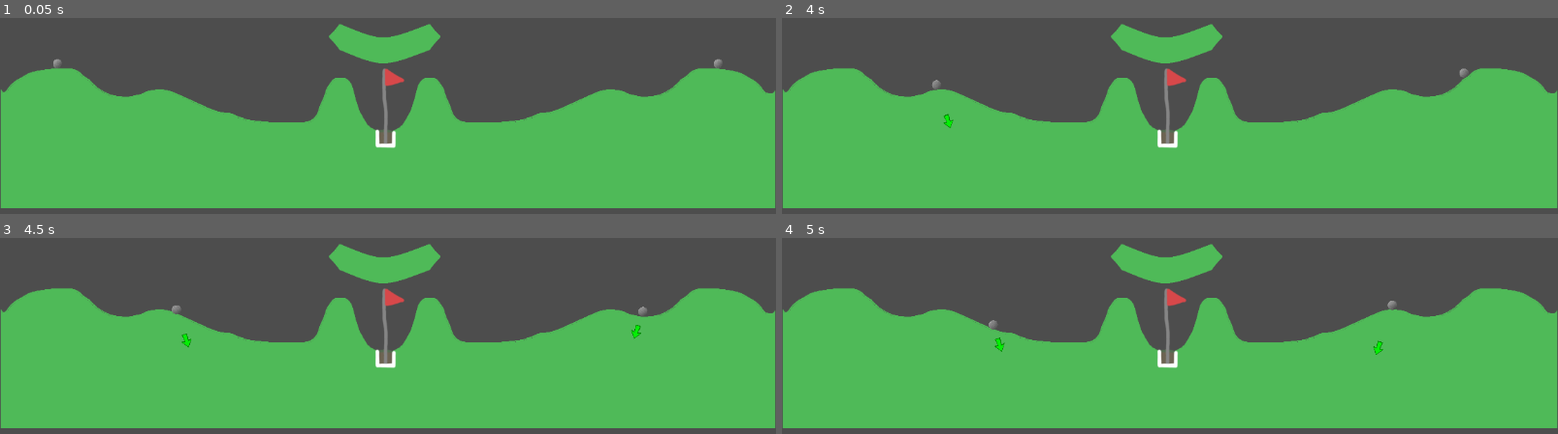
Above: before the commit, frames 1-4 (two rows, left to right).
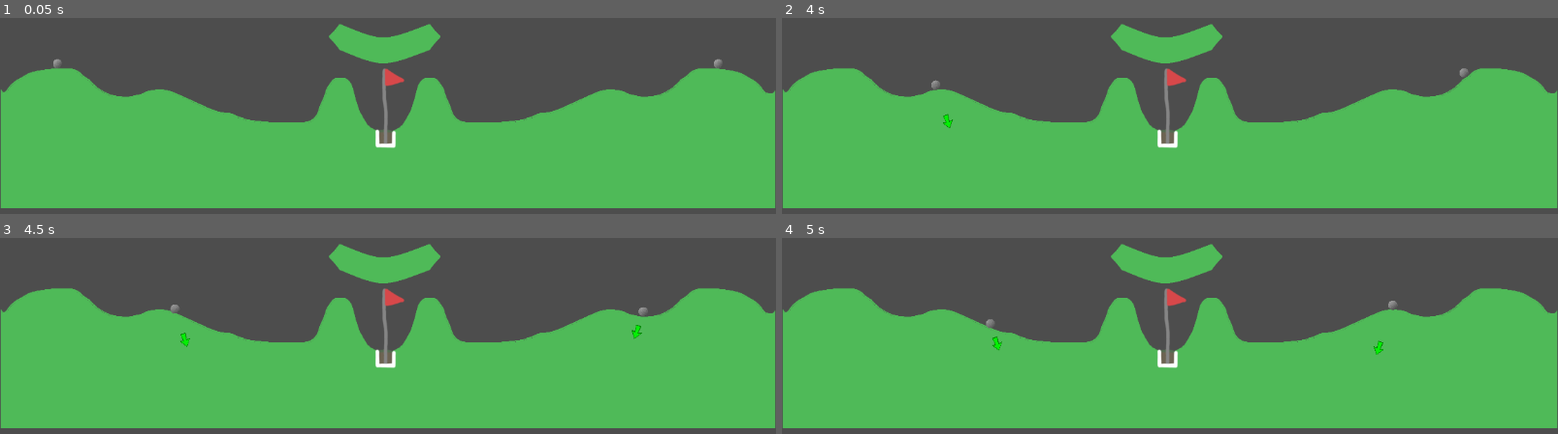
Above: after the commit, the same moments.

Repository: RuadhanKM/golf-game-demo
Game: Godot game, scene res://Scenes/game.tscn
The game is run twice, just before and just after one commit, with the same random seed, the same clock (stepped at 60 frames per second) and the same inputs.
Inputs:
- Up to frame 1 (0.05 s): no input
- Up to frame 2 (4 s): tap Enter at 0.5 s; tap W (P1_Swing) at 0.6, 2.1, 3.6 s; tap Up (P2_Swing) at 1.35, 2.85 s; tap Space at 2.75 s
- Up to frame 3 (4.5 s): tap Up (P2_Swing) at 4.35 s
- Up to frame 4 (5 s): no input

Frame 1 is identical in both runs. In frame 2, less than 0.1% of the frame differs, in the area x 19-89%, y 26-57%; in frame 3, less than 0.1%; in frame 4, 0.1%, in the area x 26-80%, y 32-60%.

Commit message:
add abilities

Diff:
--- a/Scenes/card.tscn
+++ b/Scenes/card.tscn
@@ -17,4 +17,5 @@
 layout_mode = 0
 offset_right = 200.0
 offset_bottom = 300.0
+bbcode_enabled = true
 text = "Hello World"
--- a/Scenes/golf-ball.tscn
+++ b/Scenes/golf-ball.tscn
@@ -7,7 +7,6 @@
 
 [sub_resource type="PhysicsMaterial" id="PhysicsMaterial_qlgvs"]
 rough = true
-bounce = 0.24
 
 [sub_resource type="CircleShape2D" id="CircleShape2D_ses7y"]
 
@@ -37,6 +36,7 @@
 [node name="Golf-ball" type="RigidBody2D"]
 mass = 0.043
 physics_material_override = SubResource("PhysicsMaterial_qlgvs")
+continuous_cd = 2
 script = ExtResource("1_ppqy3")
 
 [node name="Arrow" type="Sprite2D" parent="."]
--- /dev/null
+++ b/Scripts/Caddies/c_big_arm.gd
@@ -0,0 +1,9 @@
+extends Node
+
+var card_name = "Big Arm"
+
+func _ready():
+	CaddyManager.impls[card_name] = self
+
+func on_pick(player: golfball):
+	player.s_swing_force += player.s_swing_force*0.2
--- /dev/null
+++ b/Scripts/Caddies/c_bouncy_ball.gd
@@ -0,0 +1,9 @@
+extends Node
+
+var card_name = "Bouncy Ball"
+
+func _ready():
+	CaddyManager.impls[card_name] = self
+
+func on_pick(player: golfball):
+	player.s_bounce += 0.3
--- /dev/null
+++ b/Scripts/Caddies/c_quicker_cooldown.gd
@@ -0,0 +1,9 @@
+extends Node
+
+var card_name = "Quicker Cooldown"
+
+func _ready():
+	CaddyManager.impls[card_name] = self
+
+func on_pick(player: golfball):
+	player.s_mass += player.s_mass*0.1
--- /dev/null
+++ b/Scripts/Caddies/c_small_ball.gd
@@ -0,0 +1,10 @@
+extends Node
+
+var card_name = "Small Ball"
+
+func _ready():
+	CaddyManager.impls[card_name] = self
+
+func on_pick(player: golfball):
+	player.s_scale -= player.s_scale*0.2
+	player.s_mass -= player.s_mass*0.2
--- /dev/null
+++ b/Scripts/caddy_manager.gd
@@ -0,0 +1,14 @@
+extends Node
+
+var p1_caddies = []
+var p2_caddies = []
+
+var impls = {}
+
+func on_card_pick(card, player):
+	if player == GameManager.PLAYER_TYPES.PLAYER1:
+		p1_caddies.push_back(card)
+		impls[card.name].on_pick(GameManager.get_plr(player))
+	else:
+		p2_caddies.push_back(card)
+		impls[card.name].on_pick(GameManager.get_plr(player))
--- a/Scripts/game_manager.gd
+++ b/Scripts/game_manager.gd
@@ -29,6 +29,8 @@
 	assert(golf_hole != null)
 	assert(map_info != null)
 	assert(ui_control != null)
+	assert(CaddyManager != null)
+	assert(Items != null)
 
 	golf_hole.connect("goal", on_goal)
 	ui_control.connect("card_picked", on_card_picked)
@@ -60,5 +62,9 @@
 		PLAYER_TYPES.PLAYER1 if player == PLAYER_TYPES.PLAYER2 else PLAYER_TYPES.PLAYER2
 	)
 
-func on_card_picked(card):
+func on_card_picked(card, player):
 	game_state = GAME_STATES.GAMEPLAY
+	CaddyManager.on_card_pick(card, player)
+
+func get_plr(player):
+	return p1 if player == PLAYER_TYPES.PLAYER1 else p2
--- a/Scripts/golf-ball.gd
+++ b/Scripts/golf-ball.gd
@@ -8,7 +8,11 @@
 @onready var ARROW = $Arrow
 @onready var BALL_SHADOW = $"Golf-ball/Sprite2D"
 
-const SWING_FORCE = 10
+var s_swing_force = 10
+var s_bounce = 0.2
+var s_mass = 0.043
+var s_scale = 1
+var s_ability_cooldown = 5
 
 func _ready() -> void:
 	if Engine.is_editor_hint():
@@ -23,11 +27,19 @@
 		GameManager.p2 = self
 
 func on_golf_swing(angle: float, force: float):
-	apply_central_impulse(-Vector2(cos(angle), sin(angle)) * SWING_FORCE * force)
+	apply_central_impulse(-Vector2(cos(angle), sin(angle)) * s_swing_force * force)
 
 func _physics_process(delta: float) -> void:
 	if Engine.is_editor_hint():
 		return
 
+	physics_material_override.bounce = s_bounce
+
+	$CollisionShape2D.scale = Vector2.ONE*1.3*s_scale
+	$"Golf-ball".scale = Vector2.ONE*0.1*s_scale
+	$Area2D.scale = Vector2.ONE*1.3*s_scale
+
+	mass = s_mass
+
 	ARROW.parent_rot = rotation
 	BALL_SHADOW.rotation = -rotation
--- a/Scripts/items.gd
+++ b/Scripts/items.gd
@@ -11,12 +11,12 @@
 }
 
 var rarity_prob = {
-	RARITIES.COMMON: {"prob": 8000, "bbcode": "Common"},
+	RARITIES.COMMON: {"prob": 6000, "bbcode": "Common"},
 	RARITIES.RARE: {"prob": 4000, "bbcode": "Rare"},
 	RARITIES.EPIC: {"prob": 1000, "bbcode": "Epic"},
 	RARITIES.LEGENDARY: {"prob": 300, "bbcode": "Legendary"},
 
-	RARITIES.EXOTIC: {"prob": 50, "bbcode": "Exotic"},
+	RARITIES.EXOTIC: {"prob": 25, "bbcode": "Exotic"},
 	RARITIES.SECRET: {"prob": 1, "bbcode": "Secret"}
 }
 
@@ -32,6 +32,8 @@
 var rich_text_formats = {
 	"bgn": "[color=green]",
 	"egn": "[/color]",
+	"bbn": "[color=red]",
+	"ebn": "[/color]",
 	"bs": "[color=Darkorange]",
 	"es": "[/color]",
 	"oa": "[color=Lightskyblue]On Ability[/color]",
@@ -42,32 +44,29 @@
 	RARITIES.COMMON: [
 		{
 			"name": "Big Arm",
-			"desc": "{bgn}+15%{egn} {bs}Swing Power{es}".format(rich_text_formats),
+			"desc": "{bgn}+20%{egn} {bs}Swing Power{es}".format(rich_text_formats),
 		},
 		{
 			"name": "Bouncy Ball",
-			"desc": "{bgn}+10%{egn} {bs}Bouncyness{es}".format(rich_text_formats),
+			"desc": "{bgn}+0.3{egn} {bs}Bouncyness{es}".format(rich_text_formats),
 		},
 		{
-			"name": "Heavy Ball",
-			"desc": "{bgn}+10%{egn} {bs}Mass{es}".format(rich_text_formats),
+			"name": "Quicker Cooldown",
+			"desc": "{bgn}-10%{egn} {bs}Ability Cooldown Time{es}\n{bbn}+30%{ebn} {bs}Mass{es}".format(rich_text_formats),
 		},
 	],
 	RARITIES.RARE: [
 		{
 			"name": "Small Ball",
-			"desc": "{bgn}-15%{egn} {bs}Ball Size{es}\n{bgn}-15%{egn} {bs}Ball Mass{es}".format(rich_text_formats),
-			"rarity": RARITIES.RARE
+			"desc": "{bgn}-20%{egn} {bs}Ball Size{es}\n{bgn}-20%{egn} {bs}Ball Mass{es}".format(rich_text_formats),
 		},
 		{
 			"name": "Dash",
 			"desc": "{oa}, dash forward".format(rich_text_formats),
-			"rarity": RARITIES.RARE
 		},
 		{
 			"name": "Double Jump",
 			"desc": "{oa}, jump upwards".format(rich_text_formats),
-			"rarity": RARITIES.RARE
 		},
 	],
 	RARITIES.EPIC: [
@@ -82,10 +81,22 @@
 		{
 			"name": "Sticky Ball",
 			"desc": "Ball {bs}sticks{es} to walls".format(rich_text_formats),
-			"rarity": RARITIES.EPIC
 		},
 	],
-	RARITIES.LEGENDARY: [],
+	RARITIES.LEGENDARY: [
+		{
+			"name": "Sniper",
+			"desc": "{oa}, snipe the enemy and send them flying!\n{bbn}+15%{ebn} {bs}Ability Cooldown{es}".format(rich_text_formats)
+		},
+		{
+			"name": "Bouncy Blocker",
+			"desc": "{oa}, build a bouncer next to the enemy and bounce them away!\n{bbn}+15%{ebn} {bs}Ability Cooldown{es}".format(rich_text_formats)
+		},
+		{
+			"name": "Snake Launcher",
+			"desc": "{os}, launch a flying snake to discombobulate the enemy!".format(rich_text_formats)
+		},
+	],
 	RARITIES.EXOTIC: [],
 	RARITIES.SECRET: [],
 }
--- a/Scripts/ui_manager.gd
+++ b/Scripts/ui_manager.gd
@@ -7,6 +7,7 @@
 
 var max_cards = 3
 var selected_card = 1
+var avaliable_cards = [null, null, null]
 var player_choosing: GameManager.PLAYER_TYPES = GameManager.PLAYER_TYPES.PLAYER1
 
 func test_rarity_pulls():
@@ -31,32 +32,54 @@
 
 func _input(event: InputEvent) -> void:
 	if GameManager.game_state != GameManager.GAME_STATES.PICKING_CARD:
+		if event is InputEventKey and event.pressed:
+			if event.keycode == KEY_BRACKETLEFT:
+				GameManager.p1.global_position = GameManager.golf_hole.global_position
+			if event.keycode == KEY_BRACKETRIGHT:
+				GameManager.p2.global_position = GameManager.golf_hole.global_position
 		return
 
 	var p_string = "P1" if player_choosing == GameManager.PLAYER_TYPES.PLAYER1 else "P2"
 
 	if event.is_action_released(p_string + "_Right"):
+		get_child(selected_card).scale = Vector2(1, 1)
 		selected_card = posmod((selected_card + 1), max_cards)
+		get_child(selected_card).scale = Vector2(1.2, 1.2)
 	if event.is_action_released(p_string + "_Left"):
+		get_child(selected_card).scale = Vector2(1, 1)
 		selected_card = posmod((selected_card - 1), max_cards)
+		get_child(selected_card).scale = Vector2(1.2, 1.2)
 	if event.is_action_released(p_string + "_Swing"):
 		visible = false
-		emit_signal("card_picked", selected_card)
-
-
+		get_child(selected_card).scale = Vector2(1, 1)
+		emit_signal("card_picked", avaliable_cards[selected_card], player_choosing)
+		avaliable_cards = [null, null, null]
 
 func on_begin_card_pick(player: GameManager.PLAYER_TYPES):
 	player_choosing = player
 	visible = true
 	selected_card = 1
+	get_child(selected_card).scale = Vector2(1.2, 1.2)
 
-
+	var selected_rarities = {}
 
 	for i in range(max_cards):
 		var rarity = Items.get_rarity(randi_range(0, Items.rarity_total))
+		var card
 
-		var card: RichTextLabel = get_child(i).get_child(0)
+		if selected_rarities.has(rarity):
+			var cardi = randi_range(0, selected_rarities[rarity].size()-1)
+			card = Items.items[rarity][selected_rarities[rarity].pop_at(cardi)]
+		else:
+			selected_rarities[rarity] = range(Items.items[rarity].size())
+			var cardi = randi_range(0, selected_rarities[rarity].size()-1)
+			card = Items.items[rarity][selected_rarities[rarity].pop_at(cardi)]
 
-		card.text = "{name}\n{desc}\n{rarity}".format({
-			"rarity": Items.rarity_prob[rarity].bbcode
+		var cardUI: RichTextLabel = get_child(i).get_child(0)
+		avaliable_cards[i] = card
+
+		cardUI.text = "{name}\n{desc}\n{rarity}".format({
+			"rarity": Items.rarity_prob[rarity].bbcode,
+			"name": card.name,
+			"desc": card.desc
 		})
--- a/project.godot
+++ b/project.godot
@@ -19,6 +19,11 @@
 
 GameManager="*res://Scripts/game_manager.gd"
 Items="*res://Scripts/items.gd"
+CaddyManager="*res://Scripts/caddy_manager.gd"
+C_BigArm="*res://Scripts/Caddies/c_big_arm.gd"
+C_BouncyBall="*res://Scripts/Caddies/c_bouncy_ball.gd"
+C_HeavyBall="*res://Scripts/Caddies/c_quicker_cooldown.gd"
+C_SmallBall="*res://Scripts/Caddies/c_small_ball.gd"
 
 [display]
 
Not shown: 1 places in Scenes/golf-ball.tscn that only renumber resources
